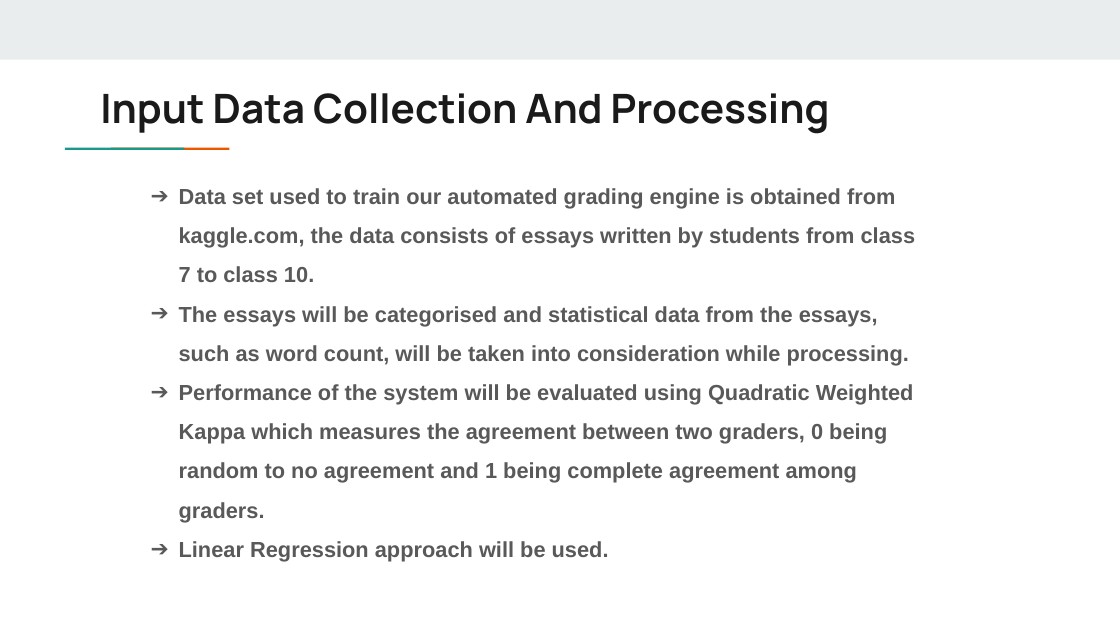
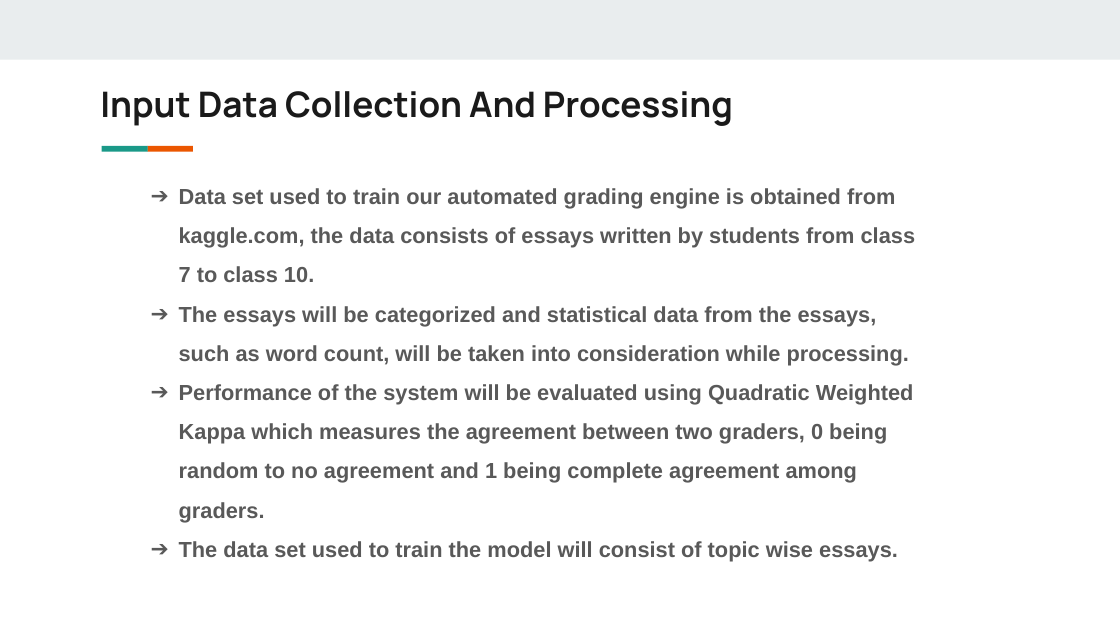
Before and after one commit to foramhshah/Automated-Essay-Grading-System-Group-23-, a slide deck: slide 7 of BE Project Topic Approval Presentation.pptx. Drawn at 1120x630 pixels with LibreOffice and Linux fonts; fonts in the diff are those of the drawing. Boxes give left, top, right and bottom in pixels: in the first picture for what was removed or moved away, otherwise in the second. Text is boxed around its words. In the diff, an @@ line names an element or a change of style, - is before the commit and + after.

Commit message:
Topic Approval Presentation (Updated)

```diff
--- a/BE Project Topic Approval Presentation.pptx
+++ b/BE Project Topic Approval Presentation.pptx
@@ title "Input Data Collection And Processing" at [100, 91, 733, 126]: size 26 to 22.6 pt @@
@@ text at [179, 306, 909, 366]: text changed @@
-➔ The essays will be categorised and statistical data from the essays, such as word count, will be taken into consideration while processing.
+➔ The essays will be categorized and statistical data from the essays, such as word count, will be taken into consideration while processing.
@@ text at [179, 541, 898, 562]: text changed @@
-➔ Linear Regression approach will be used.
+➔ The data set used to train the model will consist of topic wise essays.
```
Also in this commit, not shown: 7 other slides changed, 1 slide added.
